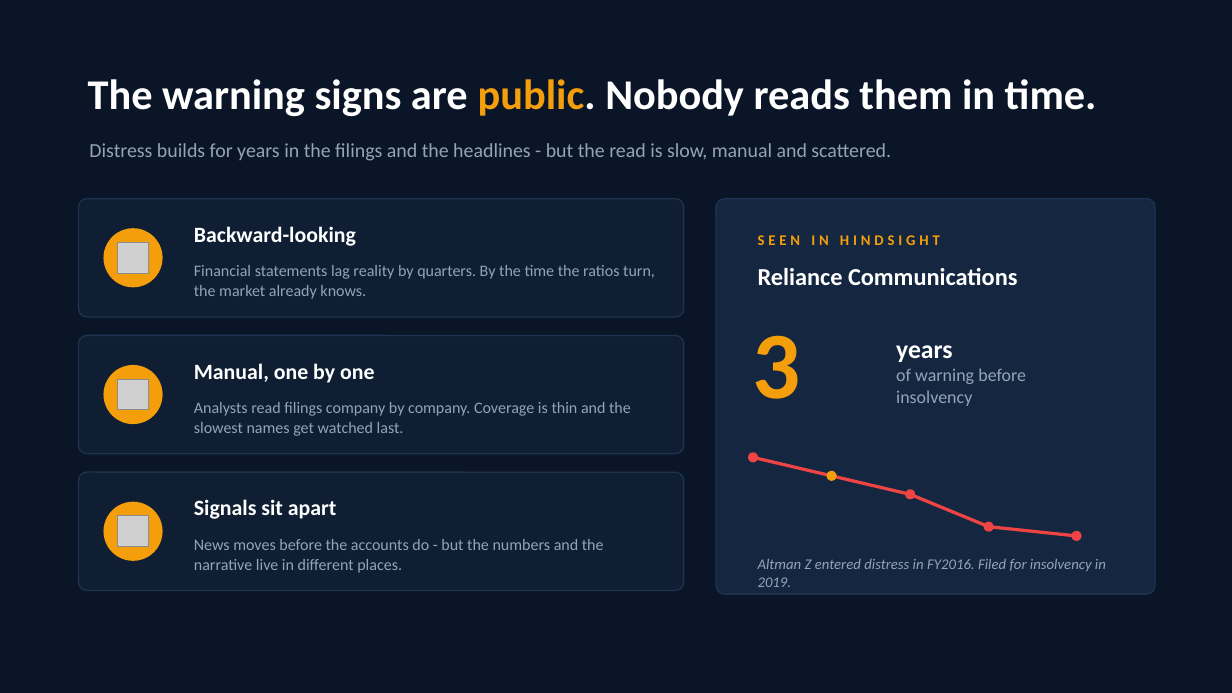
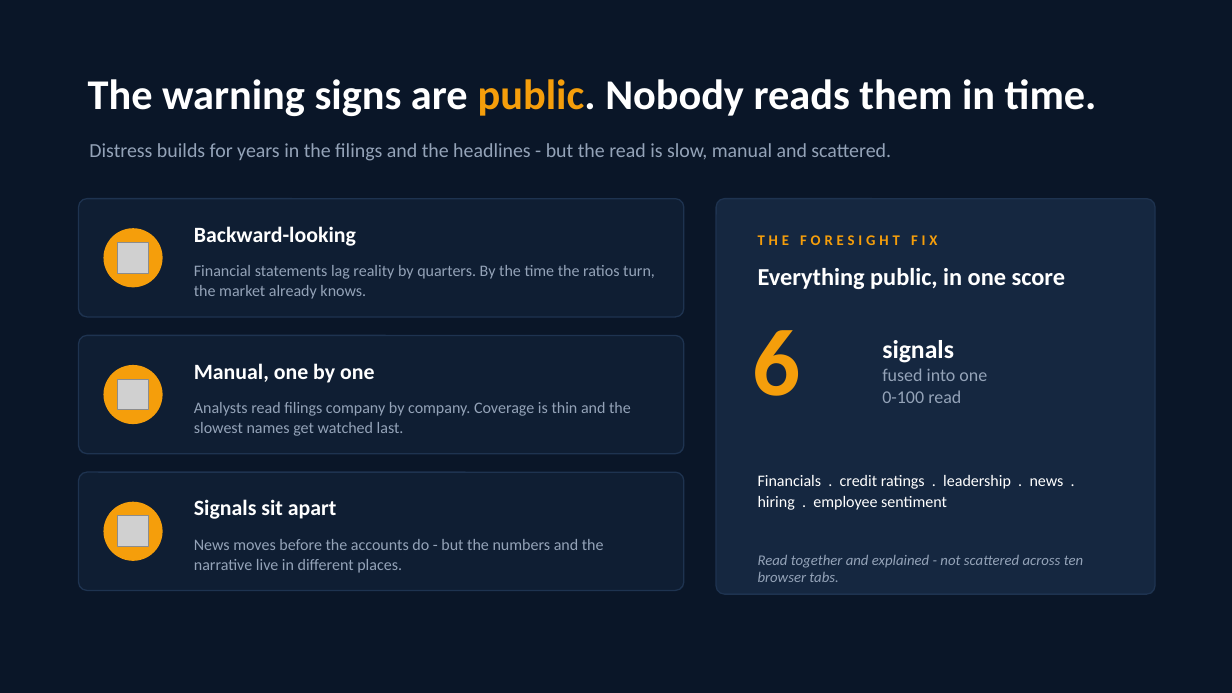
Before and after one commit to hiralsarkar/ForesightAI, a slide deck: slide 2 of deck/ForesightAI.pptx. Drawn at 1232x693 pixels with LibreOffice and Linux fonts; fonts in the diff are those of the drawing; grey boxes stand for pictures. Boxes give left, top, right and bottom in pixels: in the first picture for what was removed or moved away, otherwise in the second. Text is boxed around its words. In the diff, an @@ line names an element or a change of style, - is before the commit and + after.

Commit message:
Add share-price line and comprehensive framing; fix unlimited portfolio add/remove
Track Record now plots the indexed share price on a secondary axis alongside
the two risk lines, and the ForesightAI line is labelled comprehensive (it is
the combined Altman-plus-signals score, not signals alone). The tab and its
copy lead with breadth rather than beating Altman.

Portfolio add/remove is now unlimited: explicit add and explicit remove
controls replace the default-all multiselect that silently pruned every new
addition after the first.

Deck reframed around comprehensiveness - one score from six inputs, the
Foresight Fix, a dual-line Altman-vs-ForesightAI chart and the five
non-financial cases across five sectors.

```diff
--- a/deck/ForesightAI.pptx
+++ b/deck/ForesightAI.pptx
@@ text at (x1=758, y1=235, x2=938, y2=245): text changed @@
-SEEN IN HINDSIGHT
+THE FORESIGHT FIX
@@ text at (x1=758, y1=268, x2=1065, y2=289): text changed @@
-Reliance Communications
+Everything public, in one score
@@ text at (x1=753, y1=330, x2=801, y2=396): text changed @@
-3
+6
@@ text at (x1=882, y1=340, x2=987, y2=403): text changed @@
-years
-of warning before
-insolvency
+signals
+fused into one
+0-100 read
@@ ellipse removed at (x1=749, y1=452, x2=759, y2=462) @@
@@ line removed from (753, 457) to (832, 476) @@
@@ text added at (x1=758, y1=475, x2=1064, y2=510), 12.5 pt, text #FFFFFF @@
+Financials . credit ratings . leadership . news . hiring . employee sentiment
@@ ellipse removed at (x1=827, y1=470, x2=837, y2=481) @@
@@ line removed from (832, 476) to (910, 494) @@
@@ ellipse removed at (x1=905, y1=489, x2=915, y2=499) @@
@@ line removed from (910, 494) to (989, 527) @@
@@ ellipse removed at (x1=983, y1=521, x2=994, y2=531) @@
@@ line removed from (989, 527) to (1077, 536) @@
@@ ellipse removed at (x1=1072, y1=531, x2=1082, y2=542) @@
@@ text removed at (x1=758, y1=559, x2=1106, y2=587) @@
-Altman Z entered distress in FY2016. Filed for insolvency in 2019.
@@ text added at (x1=758, y1=555, x2=1083, y2=582), 11.5 pt, text #94A3B8, italic @@
+Read together and explained - not scattered across ten browser tabs.
```
Also in this commit, not shown: 2 other slides changed, 1 slide added, 1 slide removed, 2 other files.
